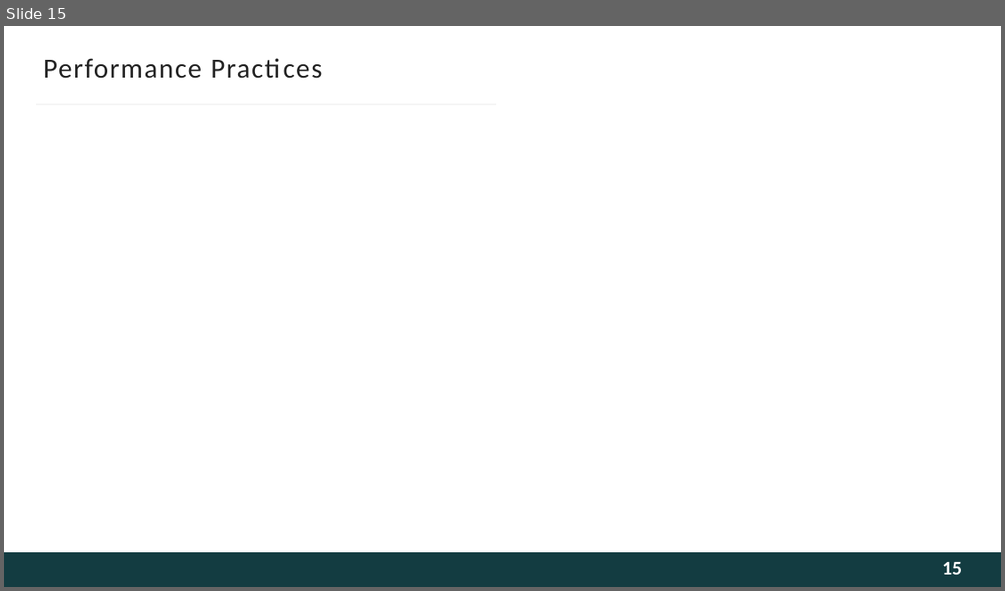
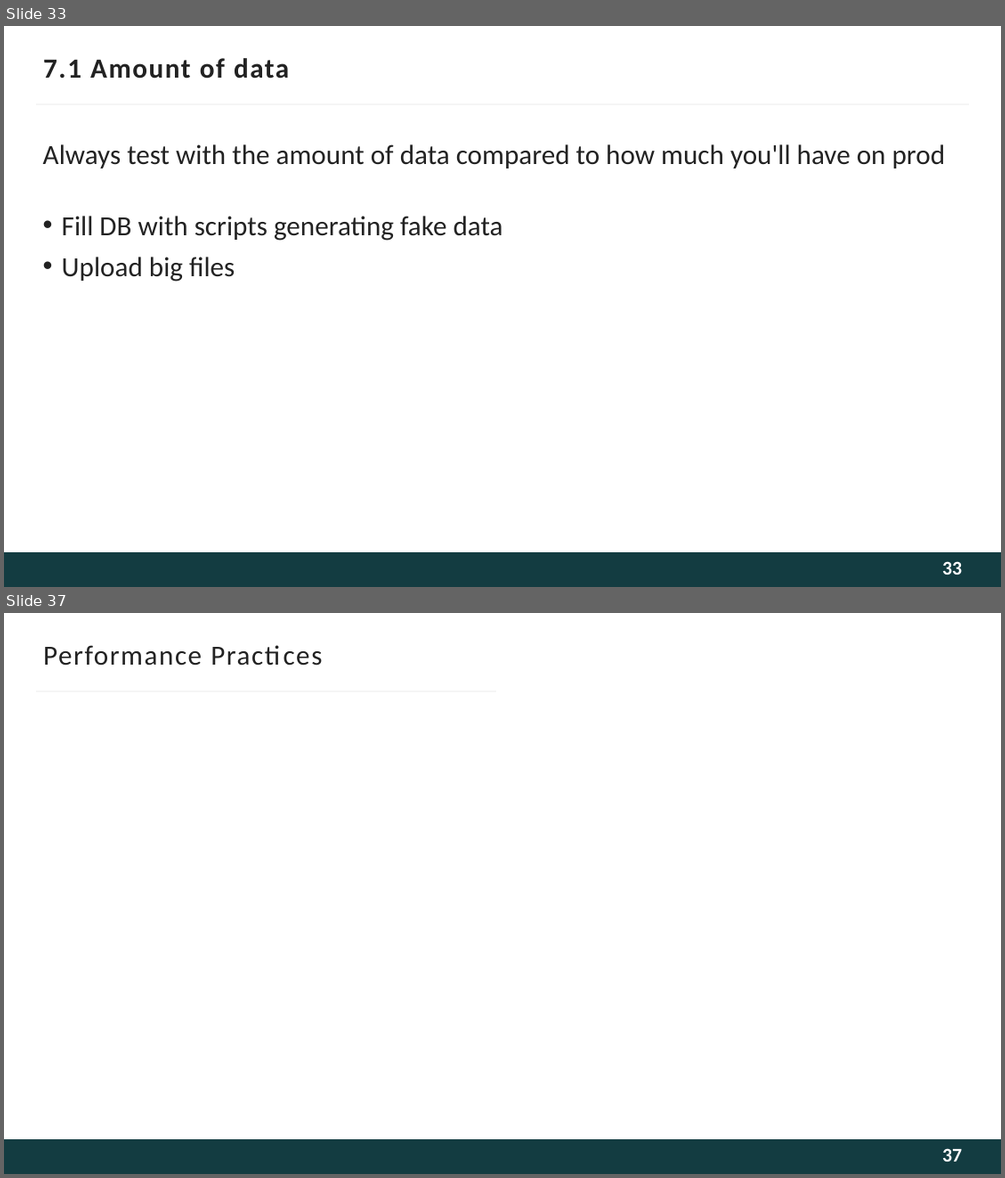
Before and after one commit to BrVer/performance_presentation, a slide deck: Performance_slides.pptx. Shown one above the other, each under a label of ours: slide 15 before the commit, slides 33 and 37 after it; the slides between them are not shown. The pictures are 1005x591 and 1005x1178 pixels, drawn with LibreOffice and Linux fonts; fonts in the diff are those of the drawing; background and template pictures are left out. Boxes give left, top, right and bottom in pixels: in the first picture for what was removed or moved away, otherwise in the second. Text is boxed around its words. In the diff, an @@ line names an element or a change of style, - is before the commit and + after.

```diff
--- a/Performance_slides.pptx
+++ b/Performance_slides.pptx
@@ slide 33 added at [4, 26, 1001, 587], background #FFFFFF; not listed: 1 template element that a slide beside it also shows @@
@@ title added at [43, 58, 289, 79], 20 pt, text #222222, bold @@
+7.1 Amount of data
@@ line added from (36, 103) to (969, 103), #F5F5F5 1.5 pt @@
@@ text added at [43, 144, 945, 281], 20 pt, text #222222 @@
+Always test with the amount of data compared to how much you'll have on prod
+• Fill DB with scripts generating fake data
+• Upload big files
@@ page number added at [942, 561, 962, 574], 14 pt, text #FEFEFE, bold @@
+33
@@ what was slide 15 is now slide 37 @@
@@ page number at [942, 1148, 962, 1161]: text changed @@
-15
+37
```
Also in this commit, not shown: 12 slides changed, 22 other slides added, 1 slide removed, 5 other files.
